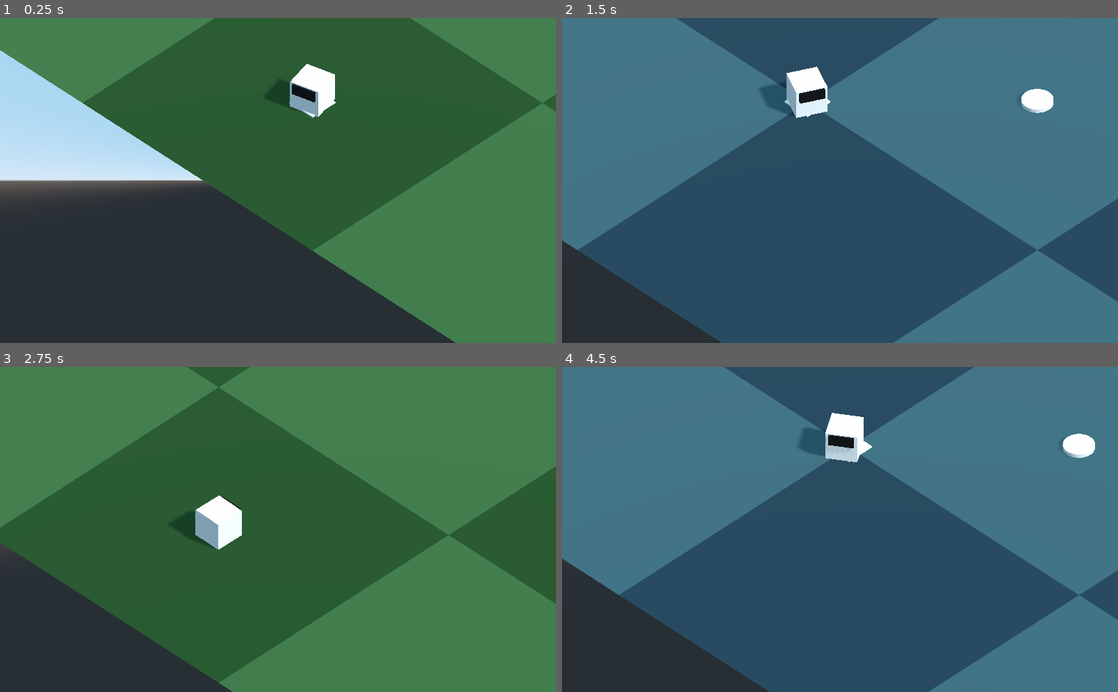
Above: before the commit, frames 1-4 (two rows, left to right).
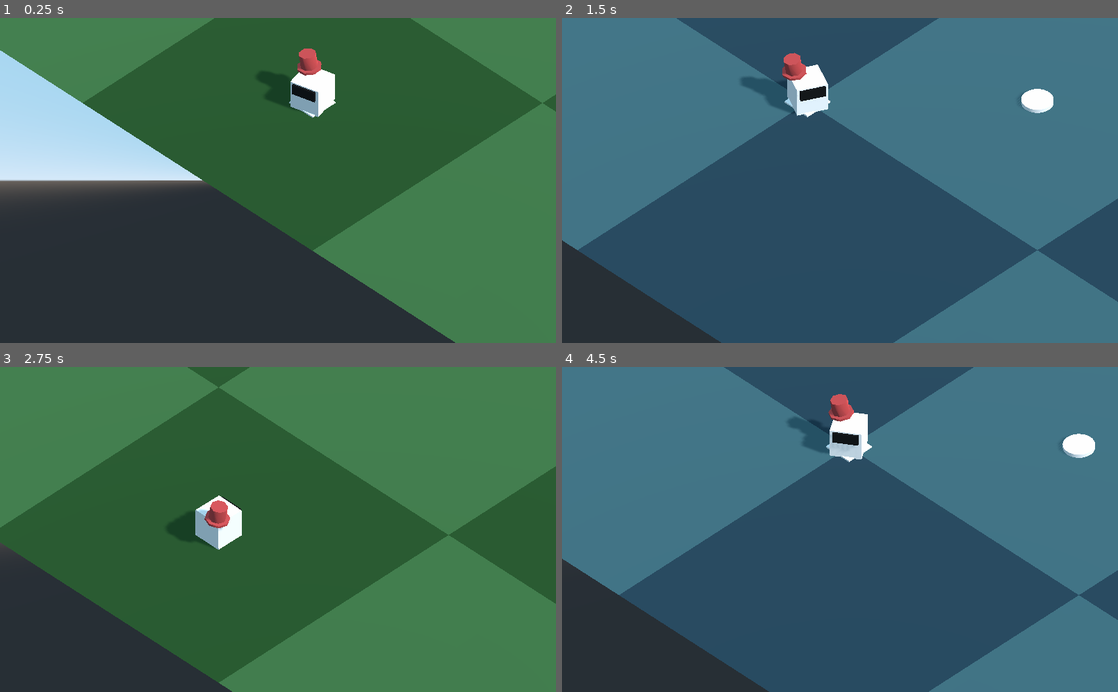
Above: after the commit, the same moments.

Repository: pixelsyntax/coolfriends-pingpong
Game: Godot game, scene res://Scenes/Initial Testscene.tscn
Two runs of this game, one before a commit and one after it. Both use one fixed random seed, a clock stepped at 60 frames per second and the inputs below.
Inputs (mouse positions are in pixels of both pictures, inside the frame that each line leads up to):
- Up to frame 1 (0.25 s): no input
- Up to frame 2 (1.5 s): move the mouse to (962, 164) at 0.52 s; click (962, 164) at 0.67 s; drag from (728, 196) to (812, 245) at 1.27 s
- Up to frame 3 (2.75 s): move the mouse to (333, 458) at 2.02 s; click (333, 458) at 2.17 s
- Up to frame 4 (4.5 s): drag from (812, 594) to (673, 480) at 2.77 s; move the mouse to (1006, 578) at 3.52 s; click (1006, 578) at 3.67 s; drag from (673, 480) to (756, 448) at 4.27 s

The runs differ from the first frame. In frame 1, 0.4% of the frame differs, in the area x 46-59%, y 9-29%; in frame 2, 0.7%; in frame 3, 0.4%; in frame 4, 0.9%, in the area x 0-100%, y 0-100%.

Commit message:
give player a cool tophat

Diff:
--- a/coolfriends-godot/Scenes/Player KinematicBody.tscn
+++ b/coolfriends-godot/Scenes/Player KinematicBody.tscn
@@ -1,4 +1,6 @@
-[gd_scene load_steps=6 format=2]
+[gd_scene load_steps=7 format=2]
+
+[ext_resource path="res://Materials/Mat_Interactable.tres" type="Material" id=1]
 
 [sub_resource type="CapsuleShape" id=1]
 
@@ -13,15 +15,34 @@
 [sub_resource type="CubeMesh" id=5]
 material = SubResource( 4 )
 
-[node name="Player KinematicBody" type="KinematicBody"]
+[node name="Player KinematicBody" type="KinematicBody" groups=[
+"Players",
+]]
 
-[node name="CollisionShape" type="CollisionShape" parent="."]
+[node name="CollisionShape" type="CollisionShape" parent="." groups=[
+"Players",
+]]
+transform = Transform( 1, 0, 0, 0, -4.37114e-008, -1, 0, 1, -4.37114e-008, 0, 0.5, 0 )
 shape = SubResource( 1 )
 
-[node name="Body CSGMesh" type="CSGMesh" parent="."]
+[node name="Body CSGMesh" type="CSGMesh" parent="." groups=[
+"Players",
+]]
 transform = Transform( 1, 0, 0, 0, 1, 0, 0, 0, 1, -0.00410938, 0.00556731, -0.00571084 )
 mesh = SubResource( 3 )
 
-[node name="Face CSGMesh2" type="CSGMesh" parent="."]
+[node name="Face CSGMesh2" type="CSGMesh" parent="." groups=[
+"Players",
+]]
 transform = Transform( 0.81231, 0, 0, 0, 0.357602, 0, 0, 0, 0.141158, 0, 0.570329, 0.99921 )
 mesh = SubResource( 5 )
+
+[node name="Hat CSGCylinder" type="CSGCylinder" parent="."]
+transform = Transform( 0.107992, -0.140228, -0.773031, 0, 0.989929, -0.111598, 0.780895, 0.0193926, 0.106905, -0.628661, 1.12895, -0.711864 )
+height = 0.163935
+material = ExtResource( 1 )
+
+[node name="CSGCylinder2" type="CSGCylinder" parent="Hat CSGCylinder"]
+transform = Transform( 0.7, -2.8806e-009, 1.07542e-008, 2.01642e-009, 1, -2.46102e-008, -1.07542e-008, 3.51574e-008, 0.7, 0, 0.492807, 5.96046e-008 )
+height = 1.07558
+material = ExtResource( 1 )
